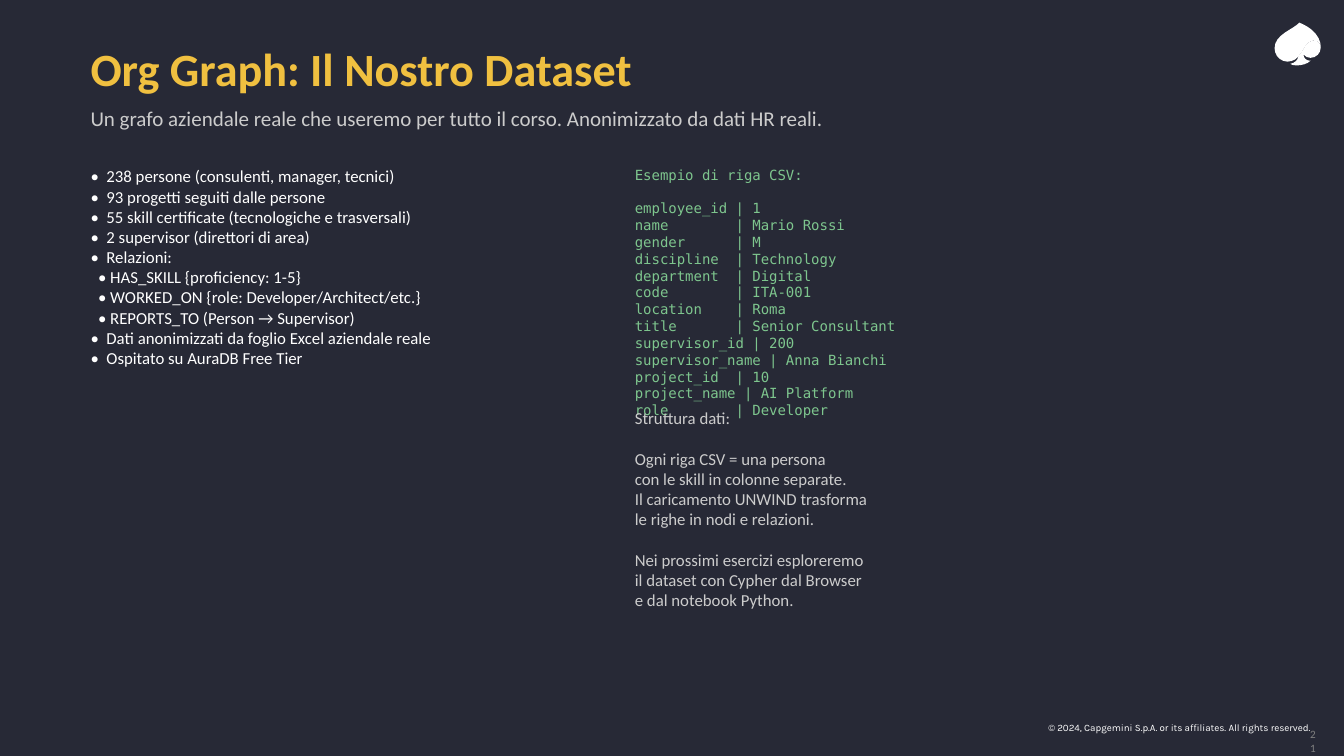
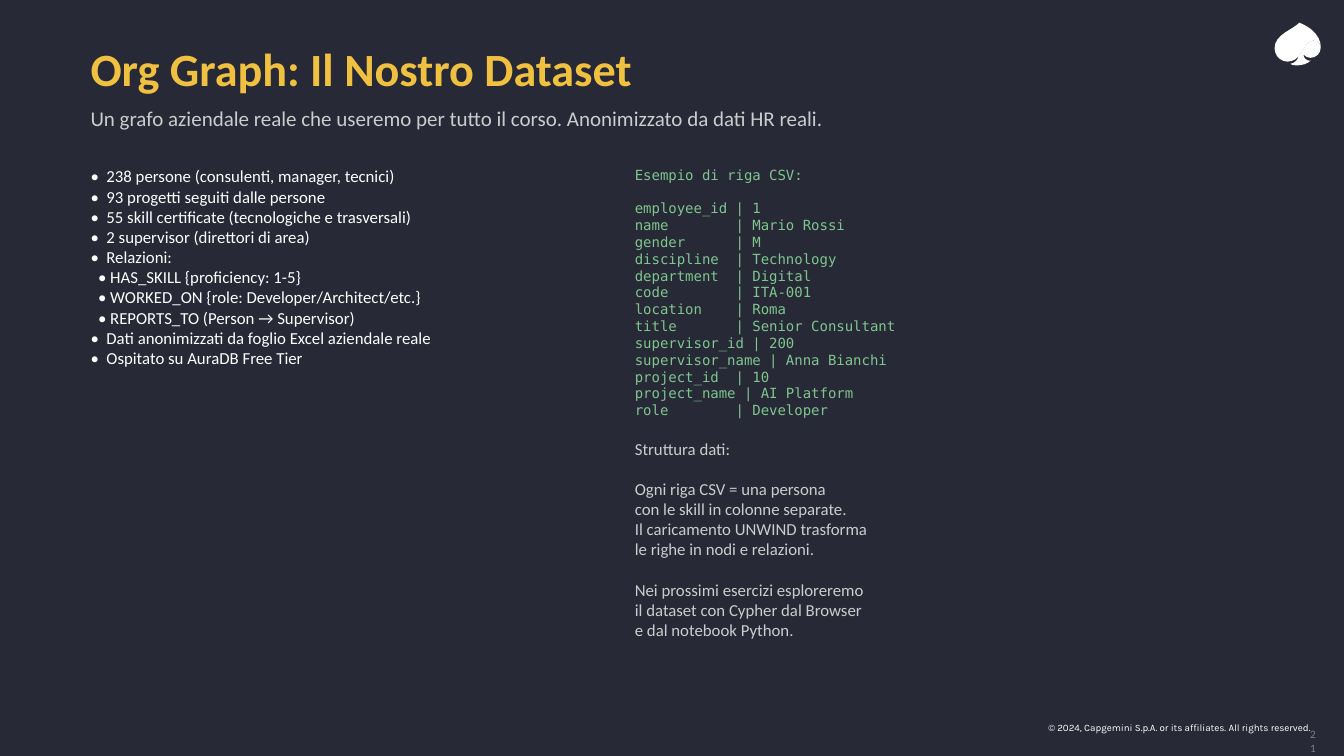
Before and after one commit to leobcc/neo4j-training-course-material, a slide deck: slide 21 of slides/session-01/session-01.pptx. Drawn at 1344x756 pixels with LibreOffice and Linux fonts; fonts in the diff are those of the drawing. Boxes give left, top, right and bottom in pixels: in the first picture for what was removed or moved away, otherwise in the second. Text is boxed around its words. In the diff, an @@ line names an element or a change of style, - is before the commit and + after.

Commit message:
Session 1: resize all code/text boxes to fit content (no overflow)

```diff
--- a/slides/session-01/session-01.pptx
+++ b/slides/session-01/session-01.pptx
@@ text "Struttura dati: Ogni riga CSV ...": place and size @@
-text "Struttura dati: Ogni riga CSV ..." at [635, 411, 867, 609]
+text "Struttura dati: Ogni riga CSV ..." at [635, 443, 867, 639]
```
Also in this commit, not shown: 9 other slides changed.
